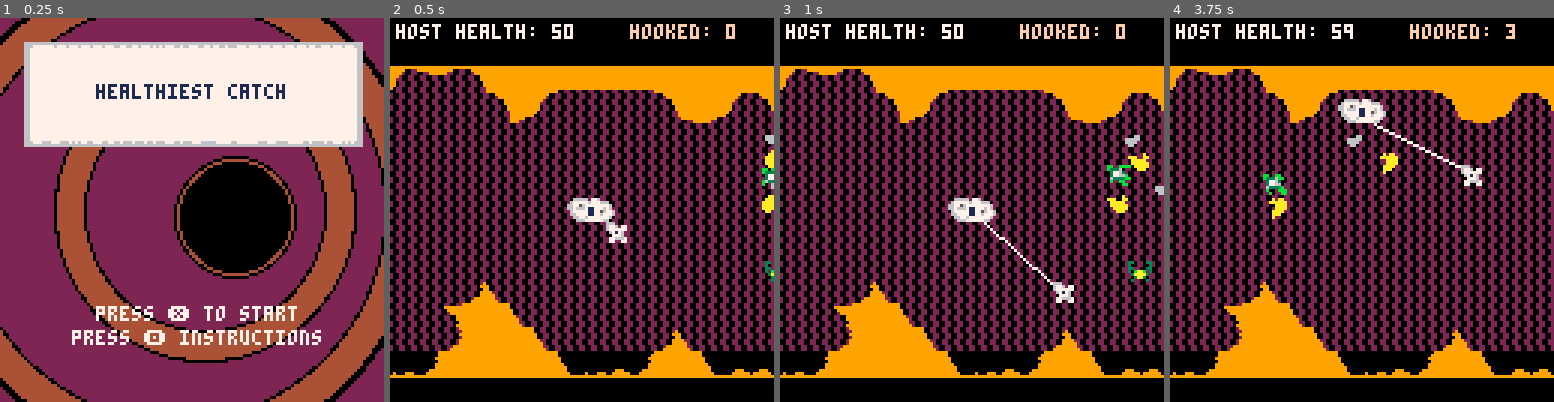
Above: before the commit, frames 1-4 (left to right).
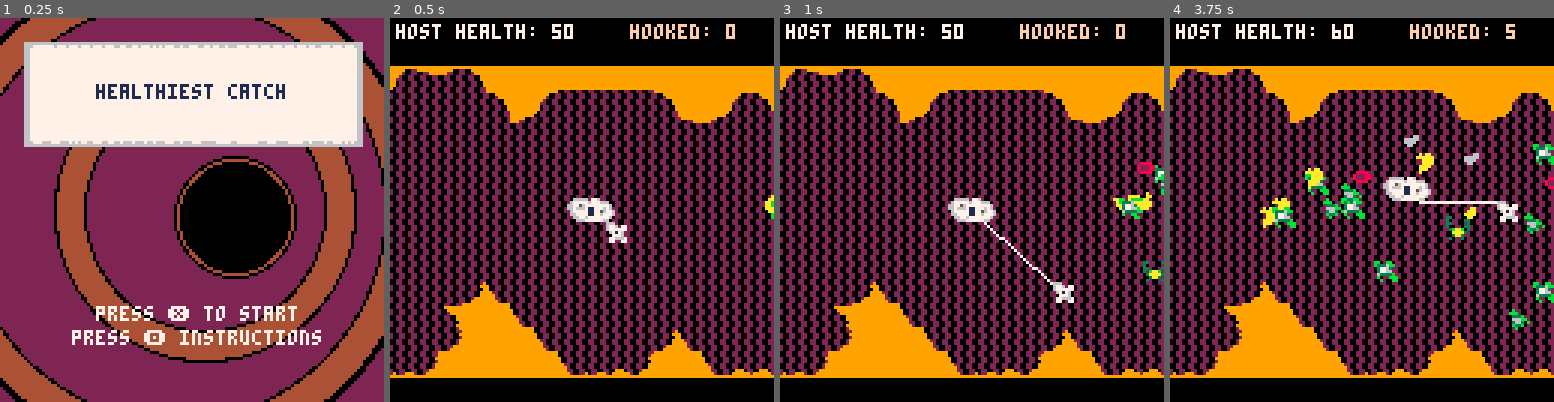
Above: after the commit, the same moments.

Repository: tyedye105/SlowJamJune2018
Game: PICO-8 cartridge amoebaFish.p8
The game is run twice, just before and just after one commit, with the same random seed, the same clock (stepped at 60 frames per second) and the same inputs.
Inputs:
- Up to frame 1 (0.25 s): no input
- Up to frame 2 (0.5 s): tap X (X key) at 0.33 s
- Up to frame 3 (1 s): tap O (Z key) at 0.7 s
- Up to frame 4 (3.75 s): tap X (X key) at 1.07, 1.85, 2.97 s; hold Right 1.6-2.1 s; tap O (Z key) every 0.4 s from 1.7 to 3.7 s; hold Up 2.15-2.42 s; hold Right 2.47-3.03 s; hold Left 3.08-3.58 s; hold Down from 3.63 s (still down)

Frame 1 is identical in both runs. In frame 2, 1.9% of the frame differs, in the area x 0-100%, y 30-93%; in frame 3, 2.8%; in frame 4, 6.7%, in the area x 0-100%, y 1-93%.

Commit message:
heartbeat, initial spawn tweaks, etc

Diff:
--- a/amoebaFish.p8
+++ b/amoebaFish.p8
@@ -9,16 +9,16 @@
 --from your carts
 
 function _init()
- topspd = 2.9
+ topspd = 3
  accl = 1
  drg = 0.8
  current = 0.2
  bounce = -0.8
  dur = 5
- max_critters=8
+ max_critters=50
  critters = {}
  events = {}
- spawn_time = 60
+ spawn_time = 20
  screentop = 16
  screenbase = 112
  screenl = 0
@@ -36,6 +36,7 @@
  _update = menu_update
  _draw = menu_draw
  tick = 1
+ mod = 3
 end
 
 function menu_update()
@@ -134,27 +135,43 @@
 
 function check_end()
  if (is_clogged()) then
+ local c = cocreate(stop_heart)
+  add(events, c)
+  death_timer = 0
+  ♥ = {s = 10,x = 54, y = 32}
+  music(-1)
   _draw = game_over_draw
   _update = game_over_update
  elseif health >= 100 then
+  music(-1)
   _update = game_over_update
   _draw = game_win_draw
  end
 end
 
 function game_over_update()
+  update_events()
   if (btn(❎)) _init()
 end
 
-function heart_draw()
- pal(8,0)
- spr(10,54,32,2,2)
-end
 function game_over_draw()
  cls(8)
- heart_draw()
+ pal(8,0)
+ spr(♥.s,♥.x,♥.y,2,2)
  print("oh crap, your host died!",20,60,0)
  print("❎ to play again",20,80,0)
+end
+
+function stop_heart()
+ while(death_timer < 150) do
+  death_timer += 1
+  if death_timer%mod == 0 then
+   mod =flr(mod*1.5)
+   if (♥.s == 10) ♥.s = 12 else ♥.s = 10
+  end
+  yield()
+ end
+ ♥.s = 14
 end
 
 function game_win_draw()
@@ -165,6 +182,10 @@
  print("tap ❎ twice to play again!",10,100,7)
 end
 
+function game_win_update()
+ if (btn(❎)) _init()
+end
+
 function is_clogged()
  if (health <= 0) return true
 end
@@ -172,7 +193,7 @@
 --draw background
 function dbground()
 fillp(0b1100011001101100)
-rectfill(screenl,screentop,screenr,screenbase-2,2)
+rectfill(screenl,screentop,screenr,screenbase+6,2)
 fillp()
 end
 -->8
@@ -292,7 +313,7 @@
 -->8
 --critter functions
 function init_critters()
- for i=1,flr(max_critters*.75) do
+ for i=1,flr(max_critters*.5) do
   spawn_timer = 0
   add_critter()
  end
@@ -315,7 +336,7 @@
  --dx random btwn -.01 and -.8
 
   local c = {
-   x = screenr + 1,
+   x = screenr + 1+ rnd(40),
    y = rndintb(screentop+16,screenbase-16),
    s = rndintb(3,10),
    cs = 3,
Not shown, changed: the music (__music__) section of amoebaFish.p8
Not shown, changed: the sound effects (__sfx__) section of amoebaFish.p8
